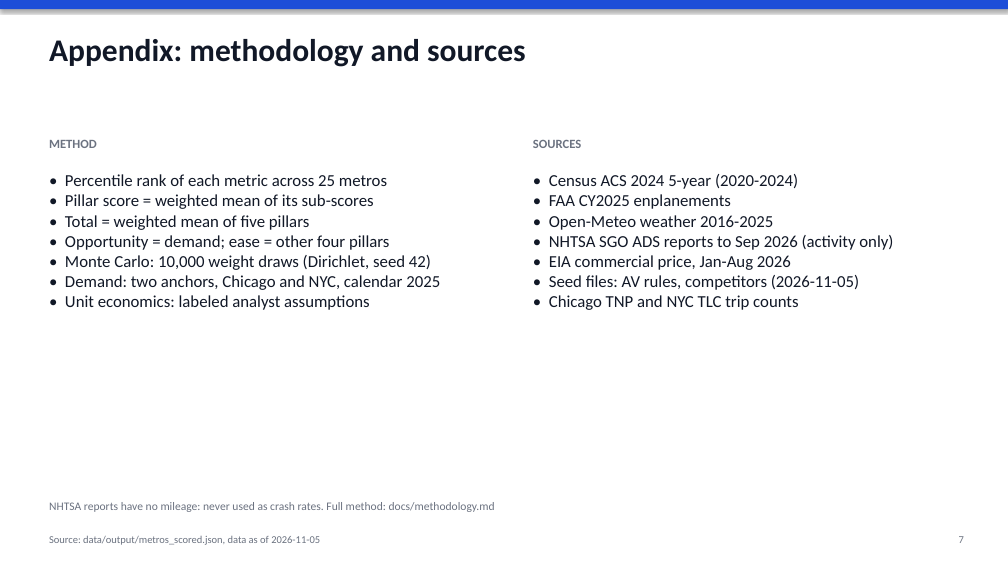
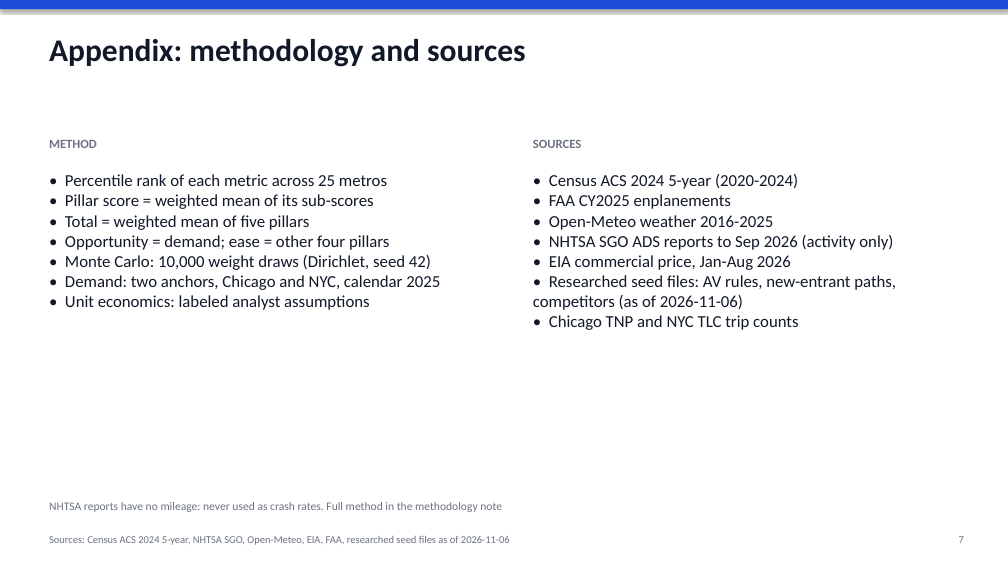
Before and after one commit to jmayank574/av-expansion-strategy, a slide deck: slide 7 of reports/deck.pptx. Drawn at 1008x567 pixels with LibreOffice and Linux fonts; fonts in the diff are those of the drawing. Boxes give left, top, right and bottom in pixels: in the first picture for what was removed or moved away, otherwise in the second. Text is boxed around its words. In the diff, an @@ line names an element or a change of style, - is before the commit and + after.

```diff
--- a/reports/deck.pptx
+++ b/reports/deck.pptx
@@ text at (533,275,896,310): text changed @@
-• Seed files: AV rules, competitors (2026-11-05)
+• Researched seed files: AV rules, new-entrant paths, competitors (as of 2026-11-06)
@@ text at (49,502,502,512): text changed @@
-NHTSA reports have no mileage: never used as crash rates. Full method: docs/methodology.md
+NHTSA reports have no mileage: never used as crash rates. Full method in the methodology note
@@ text at (49,536,510,545): text changed @@
-Source: data/output/metros_scored.json, data as of 2026-11-05
+Sources: Census ACS 2024 5-year, NHTSA SGO, Open-Meteo, EIA, FAA, researched seed files as of 2026-11-06
```
Also in this commit, not shown: 5 other slides changed, 1 slide added, 1 slide removed, 37 other files.
